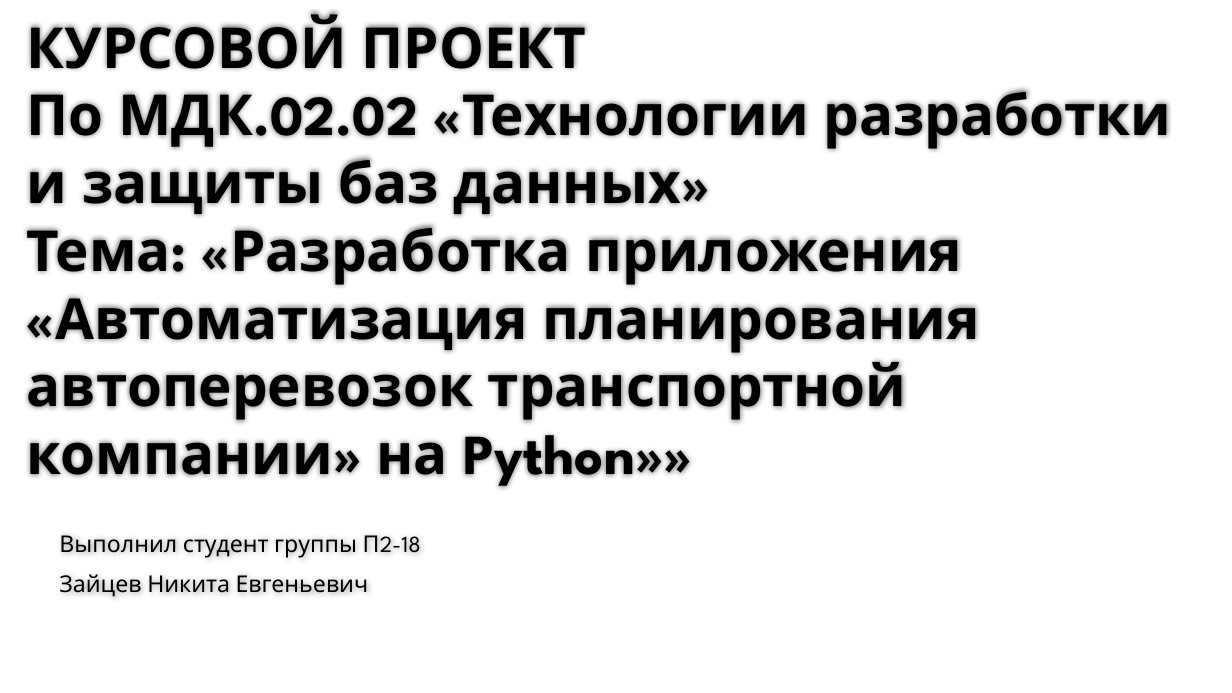
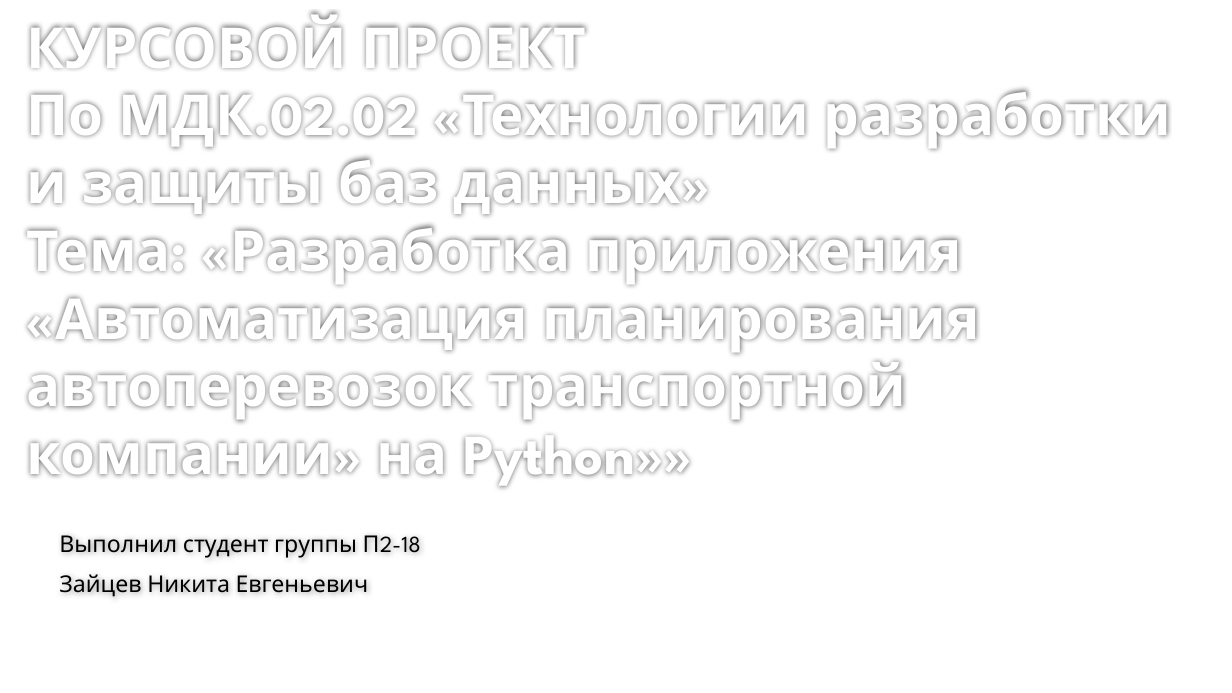
Before and after one commit to prog-kkkmt/p2-18, a slide deck: slide 1 of Рабочее место библиотекаря/Презентация курсового проекта.pptx. Drawn at 1232x693 pixels with LibreOffice and Linux fonts; fonts in the diff are those of the drawing; background and template pictures are left out. Boxes give left, top, right and bottom in pixels: in the first picture for what was removed or moved away, otherwise in the second. Text is boxed around its words. In the diff, an @@ line names an element or a change of style, - is before the commit and + after.

```diff
--- a/Рабочее место библиотекаря/Презентация курсового проекта.pptx
+++ b/Рабочее место библиотекаря/Презентация курсового проекта.pptx
@@ title "КУРСОВОЙ ПРОЕКТ По МДК.02.02 «Технологии ..." at bbox=[27, 15, 1172, 488]: text colour #000000 to #FFFFFF @@
```
Also in this commit, not shown: 4 slides added.
